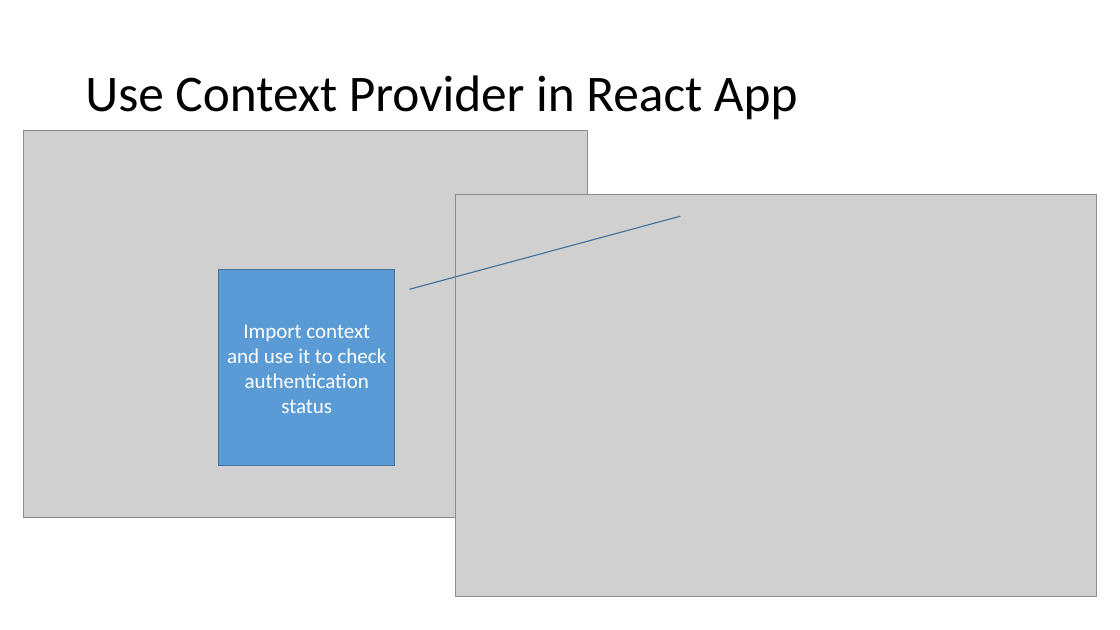
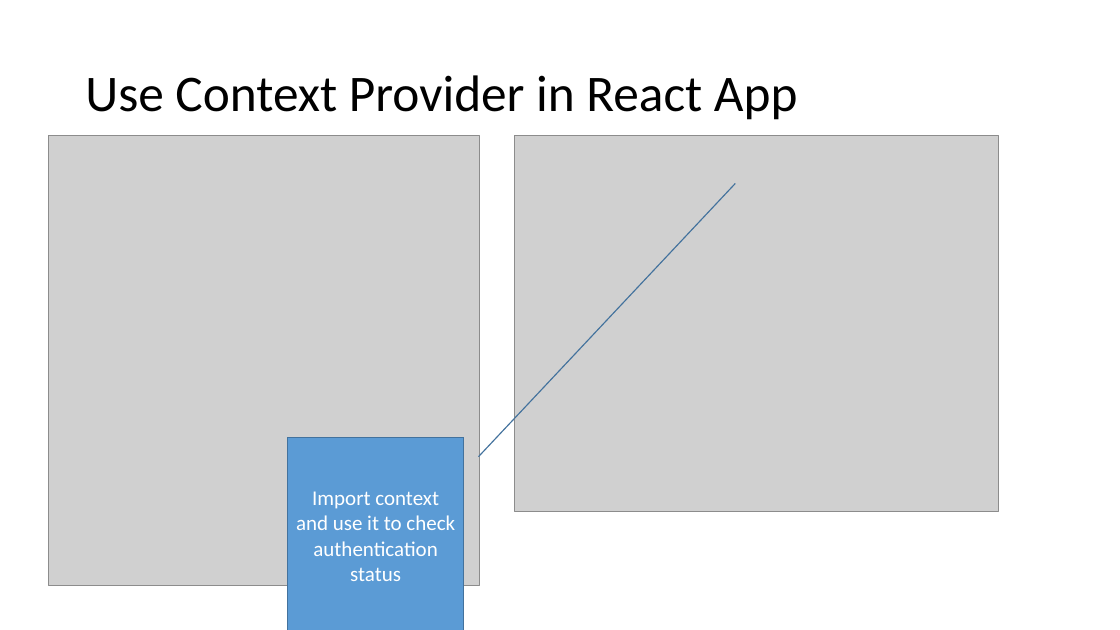
Before and after one commit to diarmuidoconnor/ict-2021, a slide deck: slide 31 of topic11/talk-01/Authentication with JWT.pptx (slide 32 before the commit). Drawn at 1120x630 pixels with LibreOffice and Linux fonts; fonts in the diff are those of the drawing; grey boxes stand for pictures. Boxes give left, top, right and bottom in pixels: in the first picture for what was removed or moved away, otherwise in the second. Text is boxed around its words. In the diff, an @@ line names an element or a change of style, - is before the commit and + after.

```diff
--- a/topic11/talk-01/Authentication with JWT.pptx
+++ b/topic11/talk-01/Authentication with JWT.pptx
@@ picture: place and size @@
-picture at [24, 131, 587, 518]
+picture at [48, 135, 480, 585]
@@ picture: place and size @@
-picture at [455, 194, 1097, 597]
+picture at [514, 135, 999, 511]
@@ border callout "Import context and use it ...": place and size @@
-border callout "Import context and use it ..." at [218, 270, 395, 465]
+border callout "Import context and use it ..." at [287, 438, 464, 630]
@@ border callout "Import context and use it ..." at [287, 438, 464, 630]: proportions changed @@
```
Also in this commit, not shown: 8 other slides changed, 1 slide removed, 37 other files.
